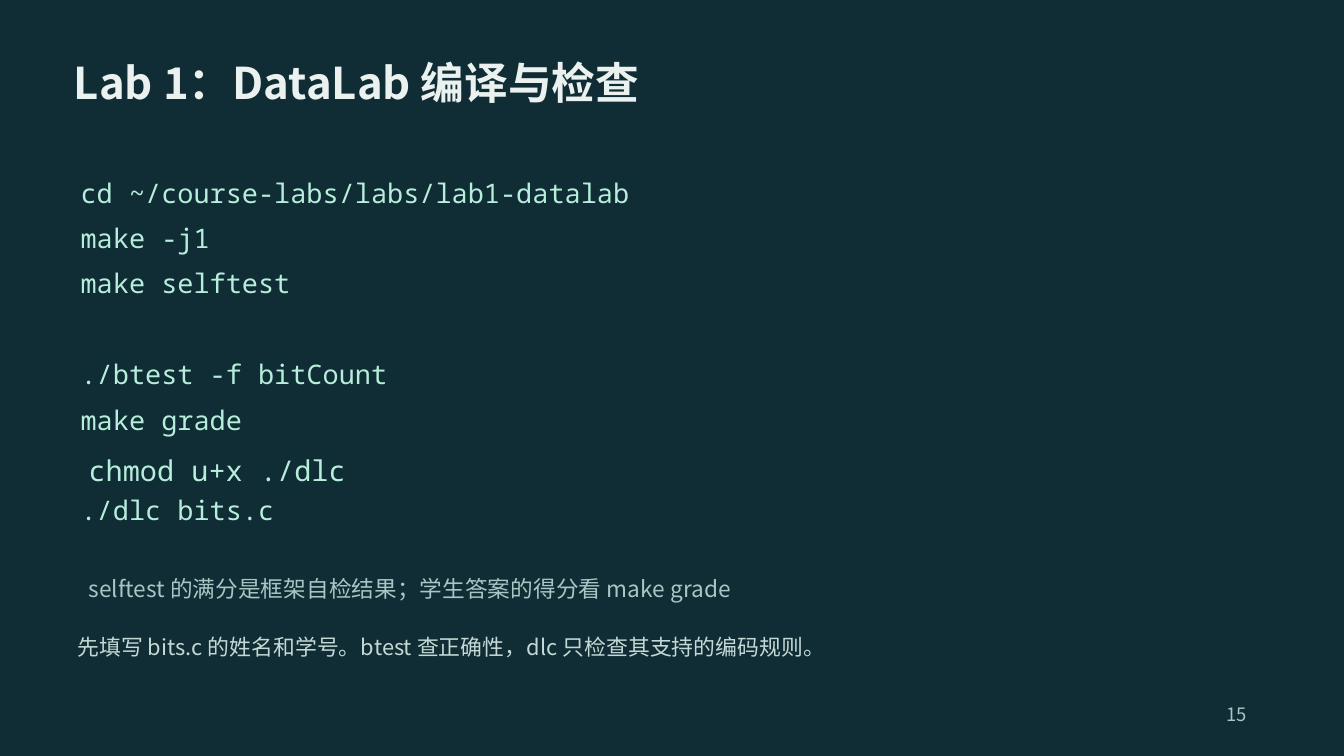
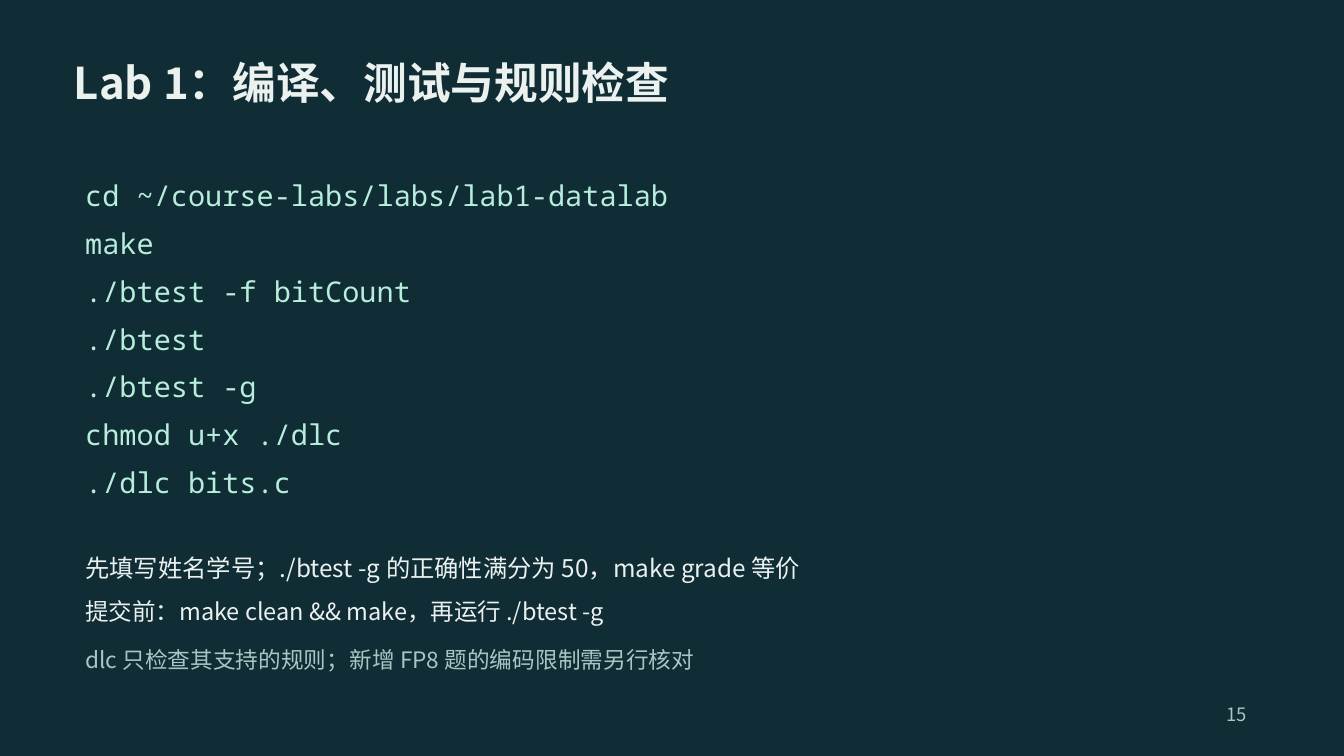
Before and after one commit to 2026-fall-calabs/calabs-2026-fall-starter, a slide deck: slide 15 of docs/交我算平台Lab运行指南-学生版.pptx. Drawn at 1344x756 pixels with LibreOffice and Linux fonts; fonts in the diff are those of the drawing. Boxes give left, top, right and bottom in pixels: in the first picture for what was removed or moved away, otherwise in the second. Text is boxed around its words. In the diff, an @@ line names an element or a change of style, - is before the commit and + after.

```diff
--- a/docs/交我算平台Lab运行指南-学生版.pptx
+++ b/docs/交我算平台Lab运行指南-学生版.pptx
@@ text at <box>74,61,669,103</box>: text changed @@
-Lab 1：DataLab 编译与检查
+Lab 1：编译、测试与规则检查
@@ text at <box>85,232,154,255</box>: text changed; size 24 to 25.5 pt @@
-make -j1
+make
@@ size 24 to 25.5 pt in 3 elements at <box>85,184,668,207</box>, <box>85,471,291,494</box>, <box>85,280,411,303</box> @@
@@ text "./btest -f bitCount": place and size @@
-text "./btest -f bitCount" at <box>81,363,387,385</box>
+text "./btest -f bitCount" at <box>85,280,411,303</box>
@@ text removed at <box>81,272,290,294</box> @@
-make selftest
@@ text added at <box>85,328,205,351</box>, 25.5 pt, text #B7EDDB @@
+./btest
@@ text added at <box>85,375,256,404</box>, 25.5 pt, text #B7EDDB @@
+./btest -g
@@ text "chmod u+x ./dlc": place and size @@
-text "chmod u+x ./dlc" at <box>89,459,346,482</box>
+text "chmod u+x ./dlc" at <box>85,423,343,446</box>
@@ text removed at <box>81,409,242,437</box> @@
-make grade
@@ text "./dlc bits.c": place and size @@
-text "./dlc bits.c" at <box>81,499,274,521</box>
+text "./dlc bits.c" at <box>85,471,291,494</box>
@@ text at <box>85,556,800,583</box>: text changed; size 20.2 to 21.8 pt; text colour #A8C6C4 to #EAF1EF @@
-selftest 的满分是框架自检结果；学生答案的得分看 make grade
+先填写姓名学号；./btest -g 的正确性满分为 50，make grade 等价
@@ text added at <box>85,600,603,626</box>, 21 pt, text #EAF1EF @@
+提交前：make clean && make，再运行 ./btest -g
@@ text at <box>85,649,695,672</box>: text changed; size 19.5 to 20.2 pt; text colour #C4D9D5 to #A8C6C4 @@
-先填写 bits.c 的姓名和学号。btest 查正确性，dlc 只检查其支持的编码规则。
+dlc 只检查其支持的规则；新增 FP8 题的编码限制需另行核对
```
Also in this commit, not shown: 9 other slides changed, 11 slides added, 5 slides removed, 1 other file.
